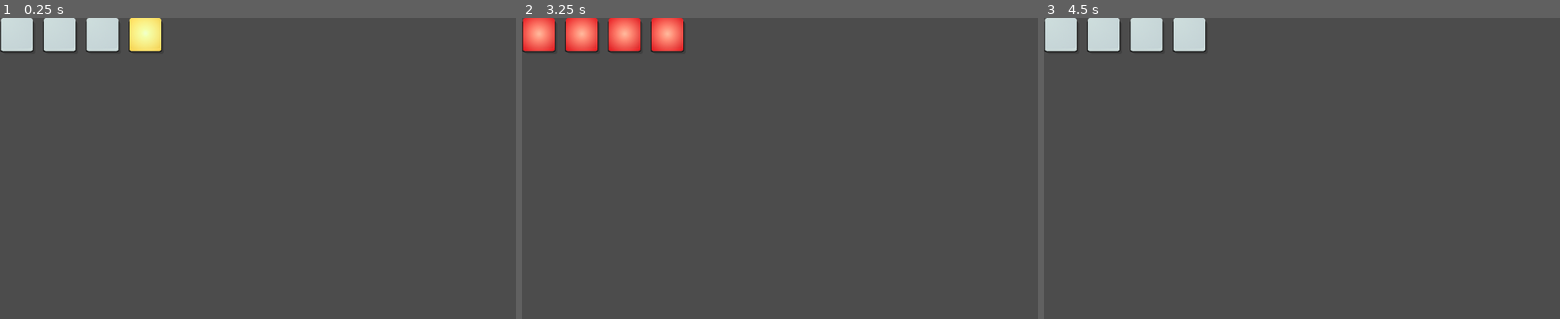
Above: before the commit, frames 1-3 (left to right).
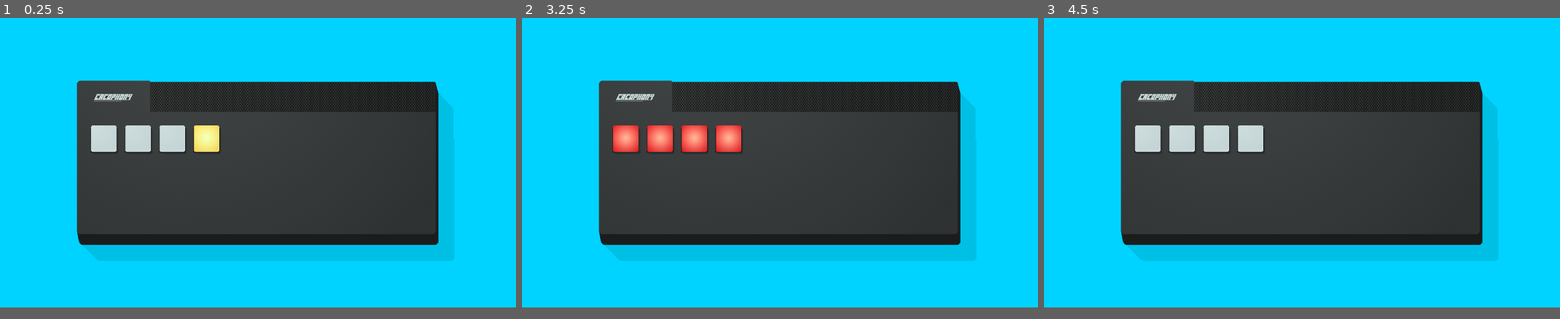
Above: after the commit, the same moments.

Repository: winterbeak/cacophony-t35x
Game: Godot game, scene res://Main.tscn
The game is run twice, just before and just after one commit, with the same random seed, the same clock (stepped at 60 frames per second) and the same inputs.
Inputs:
- Up to frame 1 (0.25 s): no input
- Up to frame 2 (3.25 s): tap Enter at 0.5, 2 s; tap Space at 1.25, 2.75 s
- Up to frame 3 (4.5 s): tap Enter at 3.5 s; tap Space at 4.25 s
In our replay, the window is 800x468 before the commit and 800x450 after it. These sizes can differ from the game's own. Grey fills any space a smaller window leaves; there, only what the larger window draws over its background counts as a difference.

The runs differ from the first frame. In frame 1, 76% of the frame differs, in the area x 0-100%, y 0-97%; in frame 2, 76%; in frame 3, 76%.

Commit message:
Add main scene graphics

Diff:
--- a/Analog Cacophony/Main.tscn
+++ b/Analog Cacophony/Main.tscn
@@ -1,8 +1,14 @@
-[gd_scene load_steps=2 format=2]
+[gd_scene load_steps=3 format=2]
 
 [ext_resource path="res://scenes/Grid.tscn" type="PackedScene" id=1]
-
+[ext_resource path="res://assets/images/body.png" type="Texture" id=2]
 
 [node name="Main" type="Node2D"]
 
+[node name="Sprite" type="Sprite" parent="."]
+position = Vector2( 191, 156 )
+texture = ExtResource( 2 )
+centered = false
+
 [node name="Grid" parent="." instance=ExtResource( 1 )]
+position = Vector2( 224, 267 )
--- a/Analog Cacophony/project.godot
+++ b/Analog Cacophony/project.godot
@@ -17,6 +17,11 @@
 config/name="Analog Cacophony"
 run/main_scene="res://Main.tscn"
 config/icon="res://icon.png"
+
+[display]
+
+window/size/width=1280
+window/size/height=720
 
 [input]
 
@@ -172,4 +177,5 @@
 
 [rendering]
 
+environment/default_clear_color=Color( 0, 0.831373, 1, 1 )
 environment/default_environment="res://default_env.tres"
Binary file added: Analog Cacophony/assets/images/body.png
Not shown, added: Analog Cacophony/assets/images/body.png.import
